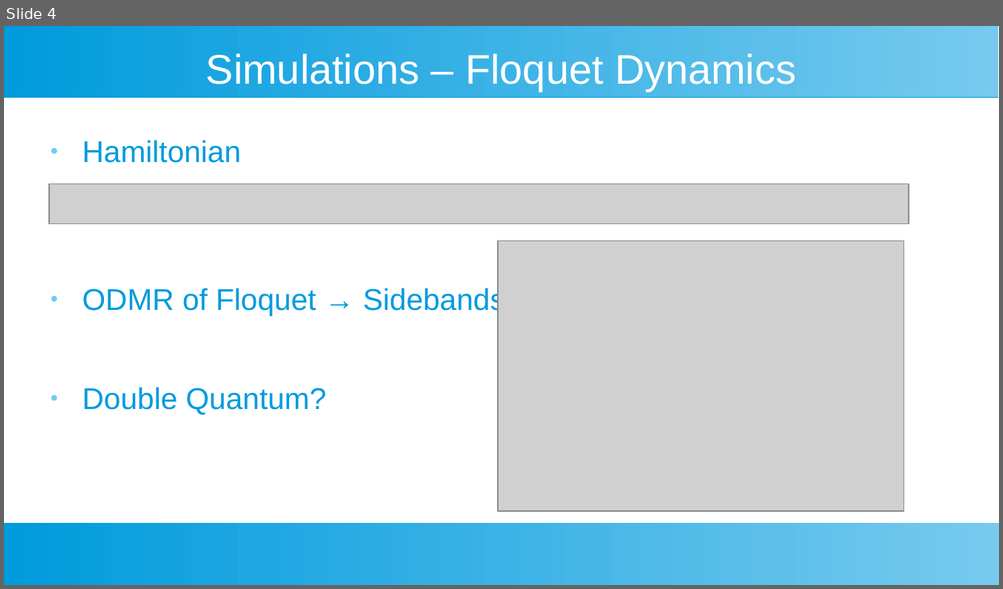
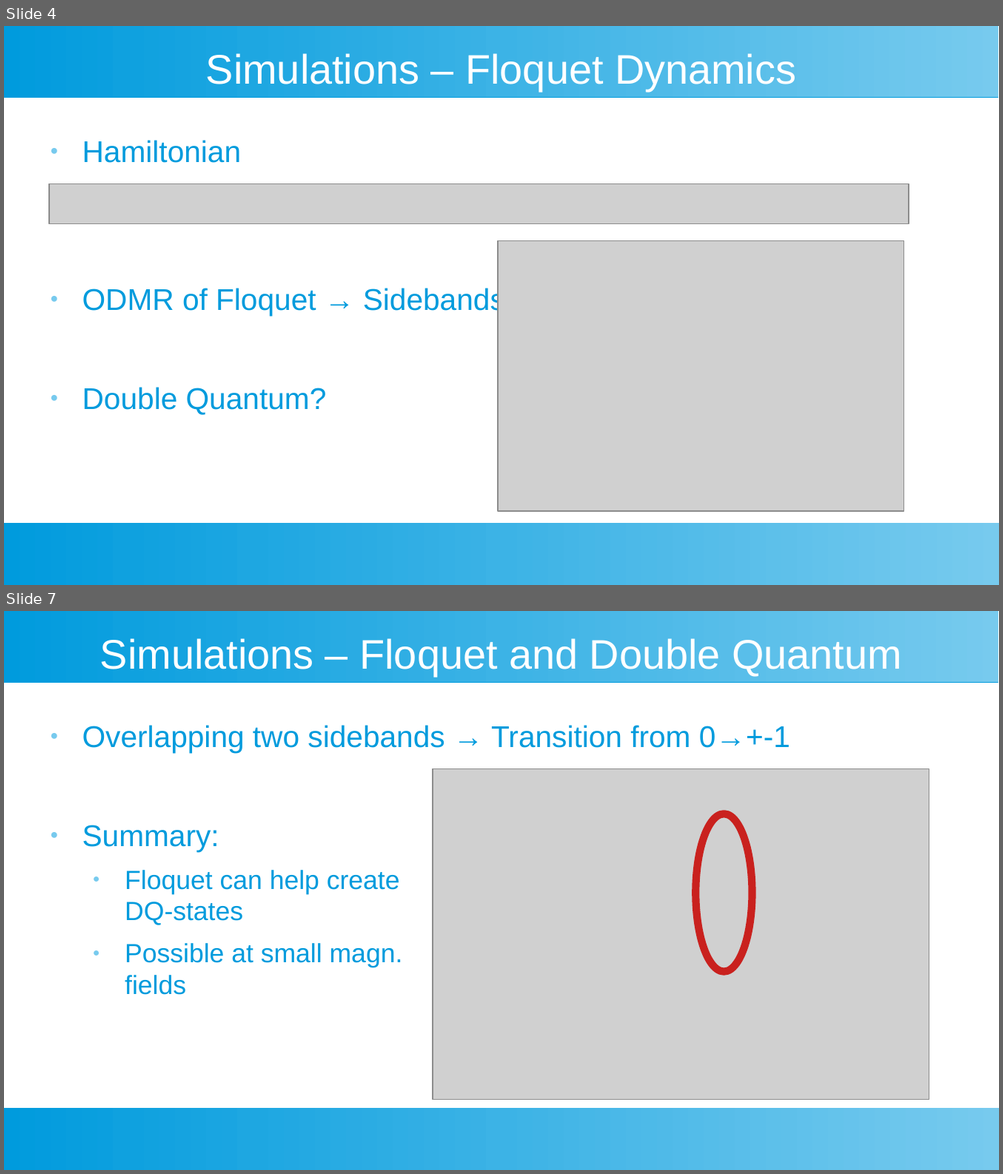
Before and after one commit to jonasmeinel/Floquet-for-Double-Quantum, a slide deck: double quantum talk -2.odp. Shown one above the other, each under a label of ours: slide 4 before the commit, slides 4 and 7 after it; the slides between them are not shown. The pictures are 1003x589 and 1003x1174 pixels, drawn with LibreOffice and Linux fonts; fonts in the diff are those of the drawing; grey boxes stand for pictures. Boxes give left, top, right and bottom in pixels: in the first picture for what was removed or moved away, otherwise in the second. Text is boxed around its words. In the diff, an @@ line names an element or a change of style, - is before the commit and + after.

Commit message:
update ppt

```diff
--- a/double quantum talk -2.odp
+++ b/double quantum talk -2.odp
@@ slide 7 added at (4,611,999,1170), background #FFFFFF; not listed: 2 template elements that a slide beside it also shows @@
@@ title added at (100,638,902,676), 33 pt, text #FFFFFF @@
+Simulations – Floquet and Double Quantum
@@ text added at (82,725,790,995), 21 pt, text #009BDD @@
+● Overlapping two sidebands → Transition from 0→+-1
+● Summary:
+  ● Floquet can help create
+    DQ-states
+  ● Possible at small magn.
+    fields
@@ picture added at (432,769,929,1100) @@
@@ ellipse added at (695,814,752,972), outline #C9211E 6.01 pt @@
```
Also in this commit, not shown: 1 slide changed, 1 other slide added, 3 other files.
